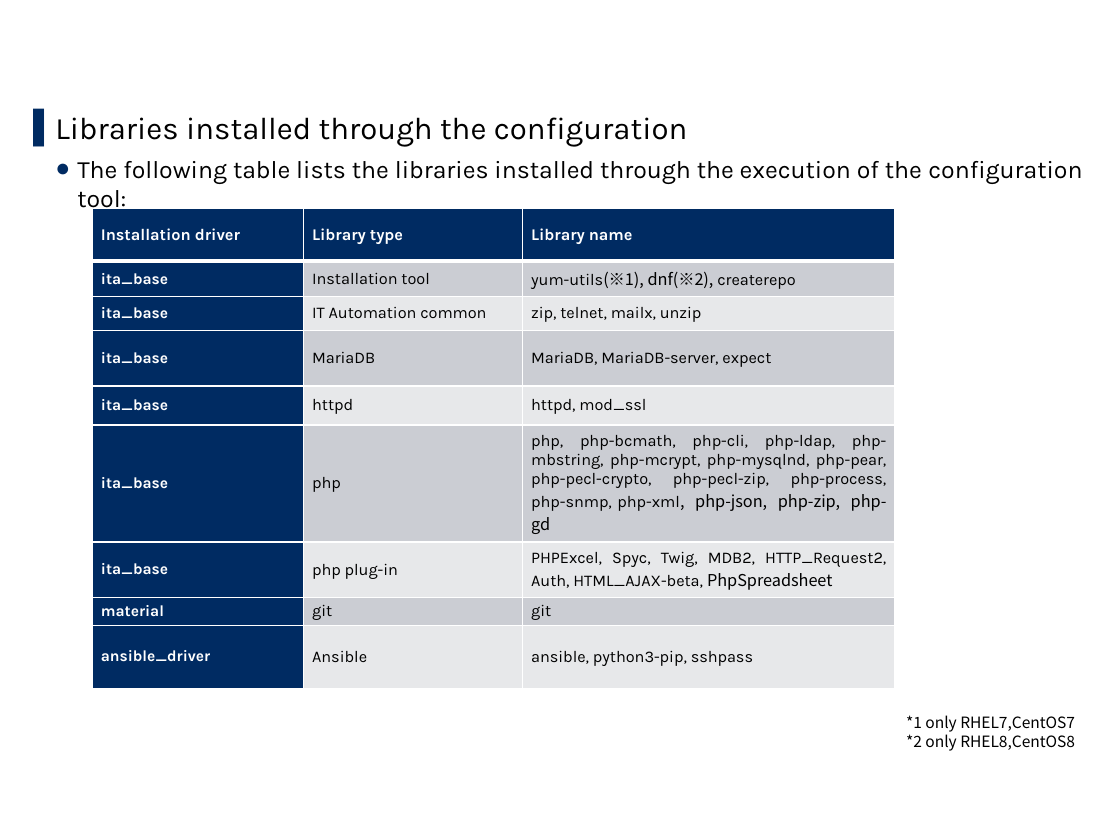
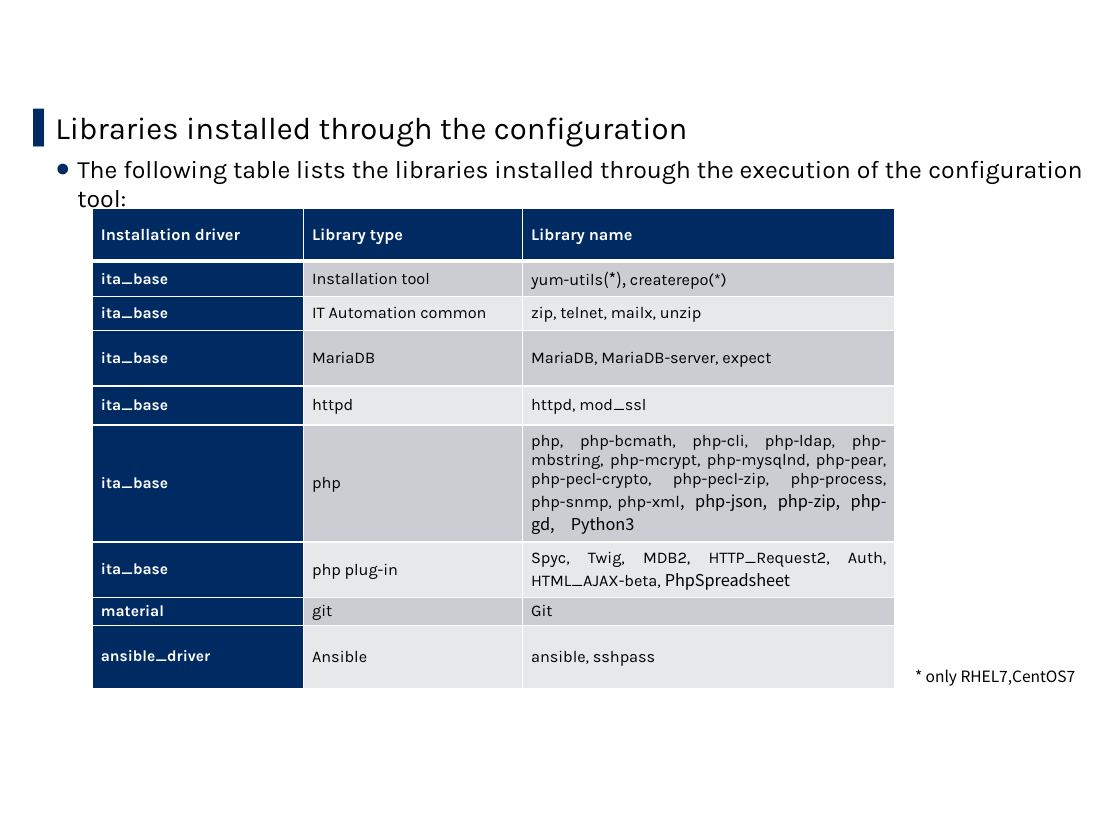
Before and after one commit to exastro-suite/it-automation-docs, a slide deck: slide 19 of asset/Learn/ITA-online-install_en.pptx. Drawn at 1120x840 pixels with LibreOffice and Linux fonts; fonts in the diff are those of the drawing; background and template pictures are left out. Boxes give left, top, right and bottom in pixels: in the first picture for what was removed or moved away, otherwise in the second. Text is boxed around its words. In the diff, an @@ line names an element or a change of style, - is before the commit and + after.

Commit message:
2020/01/16 16:01:40

```diff
--- a/asset/Learn/ITA-online-install_en.pptx
+++ b/asset/Learn/ITA-online-install_en.pptx
@@ table at (93, 208, 896, 689) @@
-row 2, column 3: yum-utils(※1), dnf(※2), createrepo
+row 2, column 3: yum-utils(*), createrepo(*)
-row 6, column 3: php, php-bcmath, php-cli, php-ldap, php-mbstring, php-mcrypt, php-mysqlnd, php-pear, php-pecl-crypto, php-pecl-zip, php-process, php-snmp, php-xml, php-json, php-zip, php-gd
+row 6, column 3: php, php-bcmath, php-cli, php-ldap, php-mbstring, php-mcrypt, php-mysqlnd, php-pear, php-pecl-crypto, php-pecl-zip, php-process, php-snmp, php-xml, php-json, php-zip, php-gd, Python3
-row 7, column 3: PHPExcel, Spyc, Twig, MDB2, HTTP_Request2, Auth, HTML_AJAX-beta, PhpSpreadsheet
+row 7, column 3: Spyc, Twig, MDB2, HTTP_Request2, Auth, HTML_AJAX-beta, PhpSpreadsheet
-row 8, column 3: git
+row 8, column 3: Git
-row 9, column 3: ansible, python3-pip, sshpass
+row 9, column 3: ansible, sshpass
@@ text at (926, 669, 1076, 686): text changed @@
-*1 only RHEL7,CentOS7
-*2 only RHEL8,CentOS8
+* only RHEL7,CentOS7
```
Also in this commit, not shown: 1 other slide changed.
